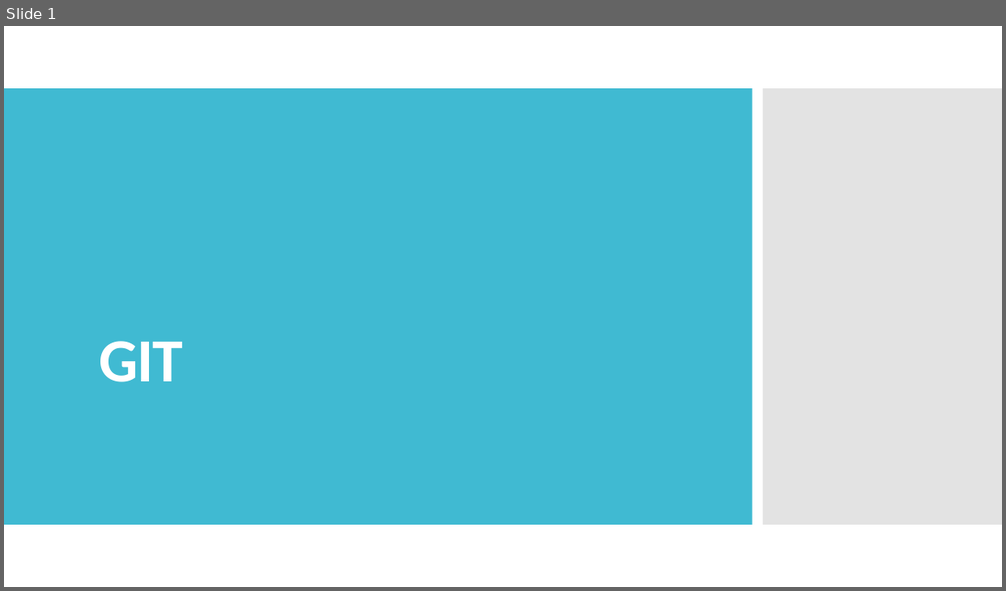
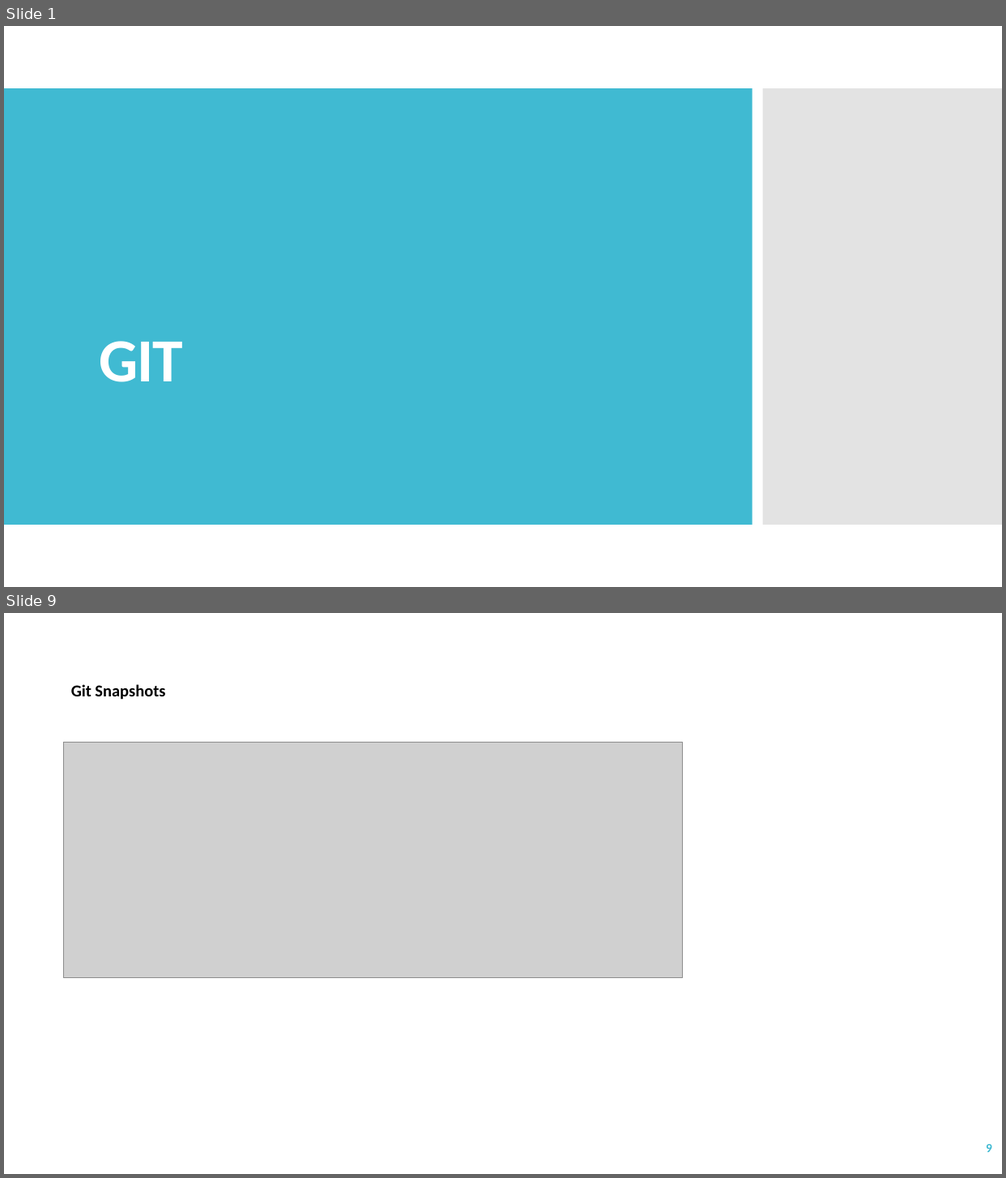
Before and after one commit to IlonaKulon/SzkolenieZIIMI, a slide deck: slajdy/ZIIMI_01_GIT.pptx. Shown one above the other, each under a label of ours: slide 1 before the commit, slides 1 and 9 after it; the slides between them are not shown. The pictures are 1006x591 and 1006x1178 pixels, drawn with LibreOffice and Linux fonts; fonts in the diff are those of the drawing; grey boxes stand for pictures. Boxes give left, top, right and bottom in pixels: in the first picture for what was removed or moved away, otherwise in the second. Text is boxed around its words. In the diff, an @@ line names an element or a change of style, - is before the commit and + after.

```diff
--- a/slajdy/ZIIMI_01_GIT.pptx
+++ b/slajdy/ZIIMI_01_GIT.pptx
@@ slide 9 added at [4, 613, 1002, 1174], background #FFFFFF @@
@@ text added at [71, 684, 165, 700], 16 pt, text #000000, bold @@
+Git Snapshots
@@ picture added at [64, 743, 683, 978] @@
@@ page number added at [986, 1144, 992, 1152], 12 pt, text #40BAD2, bold @@
+9
```
Also in this commit, not shown: 7 slides changed, 23 other slides added, 10 other files.
